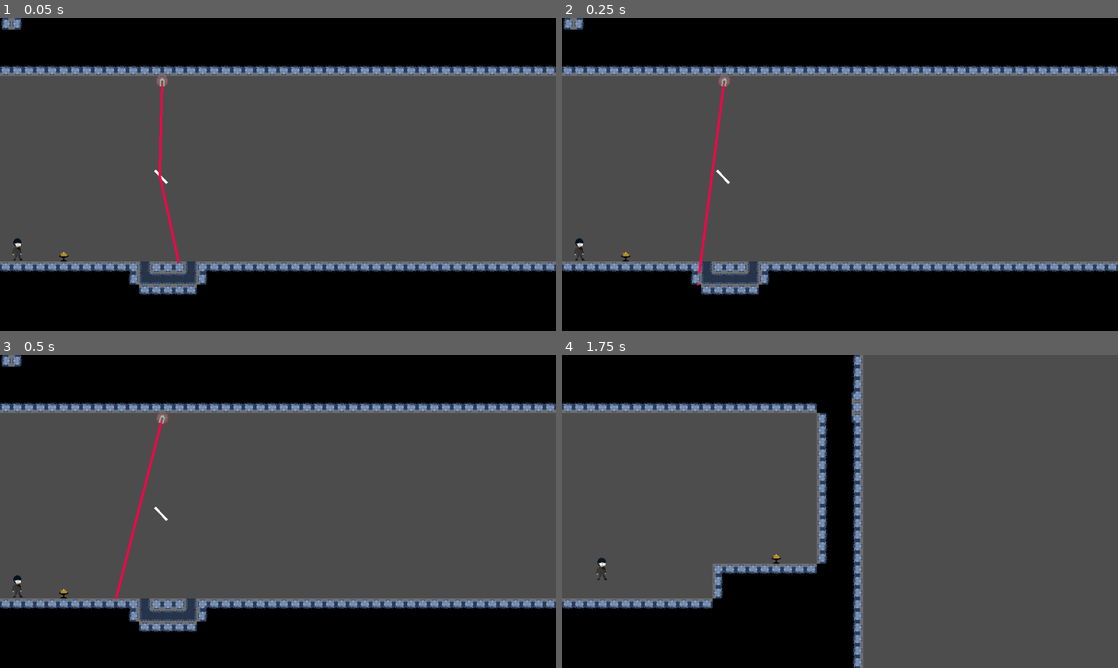
Above: before the commit, frames 1-4 (two rows, left to right).
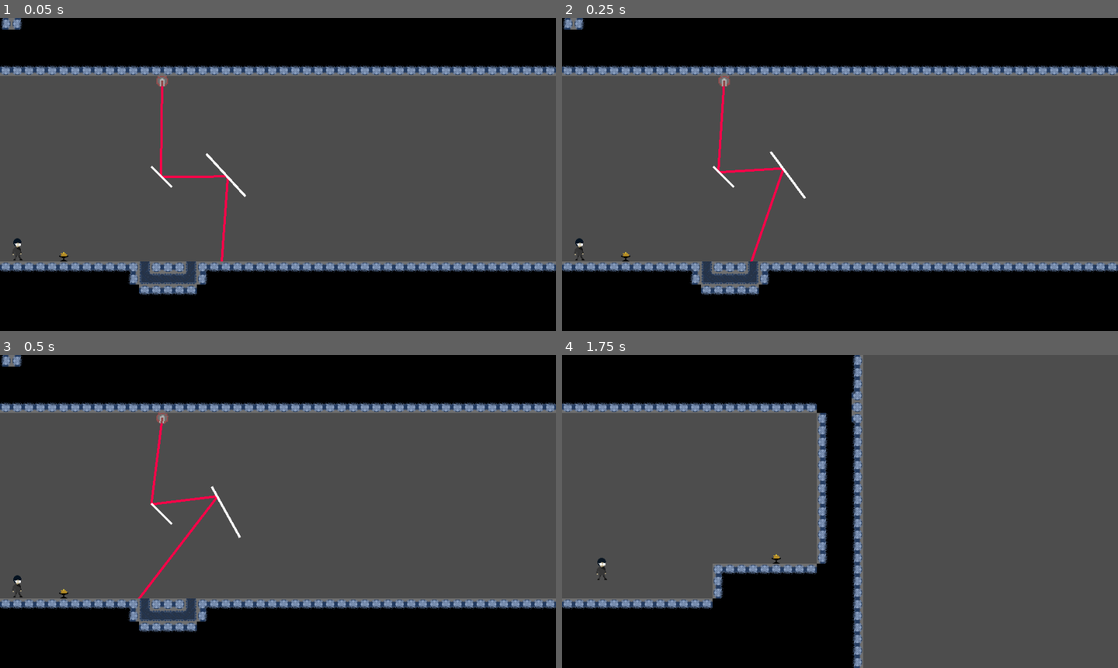
Above: after the commit, the same moments.

Repository: enderpyy/loop
Game: Godot game, scene res://scenes/map.tscn
Same seed, same stepped clock (60 frames per second), same inputs: the game is played once before the commit and once after it.
Inputs (mouse positions are in pixels of both pictures, inside the frame that each line leads up to):
- Up to frame 1 (0.05 s): no input
- Up to frame 2 (0.25 s): no input
- Up to frame 3 (0.5 s): no input
- Up to frame 4 (1.75 s): move the mouse to (962, 495) at 0.52 s; hold D (move_right) from 0.53 s (still down); click (962, 495) at 0.6 s; tap Space (jump) at 0.77, 1.52 s; move the mouse to (728, 527) at 1.27 s; click (728, 527) at 1.35 s

The runs differ from the first frame. In frame 1, 0.6% of the frame differs, in the area x 27-45%, y 23-79%; in frame 2, 0.8%; in frame 3, 0.8%, in the area x 20-44%, y 18-78%; in frame 4, nothing differs.

Commit message:
Reflections

Diff:
--- a/laser_beam.gd
+++ b/laser_beam.gd
@@ -1,61 +1,42 @@
 extends RayCast2D
 
-@export var cast_speed := 7000
 @export var max_length := 1400
-
-@export var new_laser := preload("res://scenes/inst_laser.tscn")
+@export var single_frame = false
 
 @onready var line = $line
+@onready var laser = preload("res://scenes/laser_beam.tscn")
 
-var has_ray = false
+var delete_this_frame = false
+func _ready():
+	self.visible = false
 
+func _process(delta: float) -> void:
+	self.visible = true
+	if delete_this_frame:
+		self.visible = false
+		queue_free()
+		return
+	elif single_frame:
+		delete_this_frame = true
 
-func _physics_process(delta: float) -> void:
-	target_position.x = move_toward(
-		target_position.x,
-		max_length,
-		cast_speed * delta
-	)
+	if not is_colliding():
+		target_position.x = max_length
+		line.points[1].x = max_length
+	else:
+		var laser_end_pos := get_collision_point()
+		line.points[1].x = global_position.distance_to(laser_end_pos)
 
-	for child in get_children():
-		if child.get_class() == "RayCast2D":
-			child.position = (line.points[1] - line.points[0])
-			var v0 = line.points[1] - line.points[0]
-			var n = get_collision_normal()
-			var vr = v0 +2 * v0.dot(n)/(n.dot(n))*n
-			child.rotation = vr.angle()
-
-	var laser_end_pos := target_position
-	force_raycast_update()
-	if is_colliding():
 		var collider = get_collider()
 		if collider.has_method("take_damage"):
 			collider.take_damage()
-		if collider.has_method("reflect"):
-			if !has_ray:
-				print("something")
-				has_ray = true
-				var n = new_laser.instantiate()
-				n.position = (self.target_position- self.position)
-				n.rotation = 45
-				self.add_child(n)
-				pass
-		else:
-			if has_ray:
-				has_ray = false
-				#delete ray
-				pass
+		if collider is reflective:
+			var normal = get_collision_normal()
+			var V_in = Vector2.RIGHT.rotated(global_rotation)
 
-
-			#reflect logic
-		laser_end_pos = to_local(get_collision_point())
-	line.points[1] = laser_end_pos
-@export var is_casting := false: set = set_is_casting
-
-func set_is_casting(new_value: bool) -> void:
-	if is_casting == new_value:
-		return
-	is_casting = new_value
-	set_physics_process(is_casting)
-	if is_casting == false:
-		target_position.x = 0
+			var reflect_vector = V_in.bounce(normal)
+			#printt(V_in, normal, reflect_vector)
+			var l = laser.instantiate()
+			l.single_frame = true
+			l.global_position = laser_end_pos + reflect_vector*1
+			l.global_rotation = reflect_vector.angle()
+			global_vars.global_instancing.add_child(l)
--- a/mirror.gd
+++ b/mirror.gd
@@ -1,7 +1,13 @@
+@tool
+class_name reflective
 extends RigidBody2D
+@export var width = 30
 
-func reflect():
-	pass
-
-func _physics_process(delta: float) -> void:
-	pass #self.rotation += 0.1
+func _ready():
+	var m = SegmentShape2D.new()
+	m.a.x = -width/2
+	m.a.y = 0
+	m.b.x = width/2
+	m.b.y = 0
+	$"mirror collision".shape = m
+	$Line2D.points = PackedVector2Array([Vector2(-width/2, 0), Vector2(width/2, 0)])
--- a/scenes/beam.tscn
+++ b/scenes/beam.tscn
@@ -1,17 +1,8 @@
-[gd_scene load_steps=7 format=3 uid="uid://bb81054hqo6co"]
+[gd_scene load_steps=5 format=3 uid="uid://bb81054hqo6co"]
 
-[ext_resource type="Script" uid="uid://hc1gy77yn0b8" path="res://laser_beam.gd" id="1_5ijbd"]
 [ext_resource type="Script" uid="uid://b8ftaee331uve" path="res://scripts/beam.gd" id="1_hl8vi"]
-[ext_resource type="Texture2D" uid="uid://17dbq4e3s2eb" path="res://sprites/misc/white_particle.png" id="3_daiji"]
+[ext_resource type="PackedScene" uid="uid://ym1k1u36n66y" path="res://scenes/laser_beam.tscn" id="2_daiji"]
 [ext_resource type="Texture2D" uid="uid://dmmgxwb78gwum" path="res://sprites/traps/laser_head.png" id="4_bawts"]
-
-[sub_resource type="ParticleProcessMaterial" id="ParticleProcessMaterial_hl8vi"]
-particle_flag_disable_z = true
-initial_velocity_max = 38.46
-gravity = Vector3(0, 0, 0)
-scale_min = 0.5
-scale_max = 0.5
-collision_mode = 2
 
 [sub_resource type="Environment" id="Environment_bawts"]
 background_mode = 3
@@ -25,24 +16,7 @@
 
 [node name="CollisionShape2D" type="CollisionShape2D" parent="."]
 
-[node name="laser_beam" type="RayCast2D" parent="."]
-target_position = Vector2(100, 0)
-script = ExtResource("1_5ijbd")
-
-[node name="line" type="Line2D" parent="laser_beam"]
-modulate = Color(1.5, 0, 0.282, 1)
-self_modulate = Color(1.5, 1, 1, 1)
-points = PackedVector2Array(0, 0, 100, 0)
-width = 4.0
-begin_cap_mode = 2
-end_cap_mode = 2
-
-[node name="GPUParticles2D" type="GPUParticles2D" parent="laser_beam"]
-modulate = Color(0.999825, 0.204283, 0.22646, 1)
-emitting = false
-texture = ExtResource("3_daiji")
-lifetime = 0.33
-process_material = SubResource("ParticleProcessMaterial_hl8vi")
+[node name="laser_beam" parent="." instance=ExtResource("2_daiji")]
 
 [node name="WorldEnvironment" type="WorldEnvironment" parent="."]
 environment = SubResource("Environment_bawts")
--- a/scenes/inst_laser.gd
+++ /dev/null
@@ -1,37 +0,0 @@
-extends RayCast2D
-
-@export var cast_speed := 7000
-@export var max_length := 1400
-
-@onready var line = $line
-
-func _physics_process(delta: float) -> void:
-	target_position.x = move_toward(
-		target_position.x,
-		max_length,
-		cast_speed * delta
-	)
-
-	var laser_end_pos := target_position
-	force_raycast_update()
-	if is_colliding():
-		var collider = get_collider()
-		if collider.has_method("take_damage"):
-			collider.take_damage()
-		if collider.has_method("reflect"):
-			var normal = get_collision_normal()
-			var point = get_collision_normal()
-
-
-			#reflect logic
-		laser_end_pos = to_local(get_collision_point())
-	line.points[1] = laser_end_pos
-@export var is_casting := false: set = set_is_casting
-
-func set_is_casting(new_value: bool) -> void:
-	if is_casting == new_value:
-		return
-	is_casting = new_value
-	set_physics_process(is_casting)
-	if is_casting == false:
-		target_position.x = 0
--- a/scenes/inst_laser.tscn
+++ /dev/null
@@ -1,30 +0,0 @@
-[gd_scene load_steps=4 format=3 uid="uid://cftqma730xkje"]
-
-[ext_resource type="Texture2D" uid="uid://17dbq4e3s2eb" path="res://sprites/misc/white_particle.png" id="1_2fkrh"]
-[ext_resource type="Script" uid="uid://b3qg8f7f5sjls" path="res://scenes/inst_laser.gd" id="1_sna24"]
-
-[sub_resource type="ParticleProcessMaterial" id="ParticleProcessMaterial_sna24"]
-particle_flag_disable_z = true
-initial_velocity_max = 38.46
-gravity = Vector3(0, 0, 0)
-scale_min = 0.5
-scale_max = 0.5
-collision_mode = 2
-
-[node name="inst_laser" type="RayCast2D"]
-script = ExtResource("1_sna24")
-
-[node name="line" type="Line2D" parent="."]
-modulate = Color(1.5, 0, 0.282, 1)
-self_modulate = Color(1.5, 1, 1, 1)
-points = PackedVector2Array(0, 0, 0, 78)
-width = 4.0
-begin_cap_mode = 2
-end_cap_mode = 2
-
-[node name="GPUParticles2D" type="GPUParticles2D" parent="."]
-modulate = Color(0.999825, 0.204283, 0.22646, 1)
-emitting = false
-texture = ExtResource("1_2fkrh")
-lifetime = 0.33
-process_material = SubResource("ParticleProcessMaterial_sna24")
--- /dev/null
+++ b/scenes/laser_beam.tscn
@@ -0,0 +1,33 @@
+[gd_scene load_steps=4 format=3 uid="uid://ym1k1u36n66y"]
+
+[ext_resource type="Script" uid="uid://hc1gy77yn0b8" path="res://laser_beam.gd" id="1_ierl2"]
+[ext_resource type="Texture2D" uid="uid://17dbq4e3s2eb" path="res://sprites/misc/white_particle.png" id="2_icd7v"]
+
+[sub_resource type="ParticleProcessMaterial" id="ParticleProcessMaterial_hl8vi"]
+particle_flag_disable_z = true
+initial_velocity_max = 38.46
+gravity = Vector3(0, 0, 0)
+scale_min = 0.5
+scale_max = 0.5
+collision_mode = 2
+
+[node name="laser_beam" type="RayCast2D"]
+z_index = -1
+target_position = Vector2(1400, 0)
+script = ExtResource("1_ierl2")
+
+[node name="line" type="Line2D" parent="."]
+modulate = Color(1.5, 0, 0.282, 1)
+self_modulate = Color(1.5, 1, 1, 1)
+points = PackedVector2Array(0, 0, 100, 0)
+width = 4.0
+begin_cap_mode = 2
+end_cap_mode = 2
+
+[node name="GPUParticles2D" type="GPUParticles2D" parent="."]
+visible = false
+modulate = Color(0.999825, 0.204283, 0.22646, 1)
+emitting = false
+texture = ExtResource("2_icd7v")
+lifetime = 0.33
+process_material = SubResource("ParticleProcessMaterial_hl8vi")
--- a/scenes/levels/level_1.tscn
+++ b/scenes/levels/level_1.tscn
@@ -221,10 +221,18 @@
 position = Vector2(110, 420)
 
 [node name="mirror" parent="." instance=ExtResource("5_2y5yt")]
-position = Vector2(278, 274)
+position = Vector2(279, 274)
+rotation = 0.785398
+gravity_scale = 0.0
+width = 50
+
+[node name="mirror2" parent="." instance=ExtResource("5_2y5yt")]
+position = Vector2(390, 271)
 rotation = 0.809833
-scale = Vector2(1, 1)
 gravity_scale = 0.0
+angular_velocity = 0.523599
+angular_damp_mode = 1
+width = 100
 
 [node name="beam" parent="." instance=ExtResource("6_2os1m")]
 position = Vector2(280, 110)
--- a/scenes/map.tscn
+++ b/scenes/map.tscn
@@ -7,6 +7,8 @@
 [node name="map" type="Node2D"]
 script = ExtResource("1_paxxb")
 
+[node name="global_instancing" type="Node2D" parent="."]
+
 [node name="player" parent="." instance=ExtResource("3_gldc4")]
 position = Vector2(28, 399)
 
--- a/scenes/mirror.tscn
+++ b/scenes/mirror.tscn
@@ -2,15 +2,16 @@
 
 [ext_resource type="Script" uid="uid://b0kuxifcpdh5t" path="res://mirror.gd" id="1_5o7h0"]
 
-[sub_resource type="RectangleShape2D" id="RectangleShape2D_652kc"]
-size = Vector2(30, 4)
+[sub_resource type="SegmentShape2D" id="SegmentShape2D_5o7h0"]
+a = Vector2(-15, 0)
+b = Vector2(15, 0)
 
 [node name="mirror" type="RigidBody2D"]
 gravity_scale = 1.457
 script = ExtResource("1_5o7h0")
 
 [node name="mirror collision" type="CollisionShape2D" parent="."]
-shape = SubResource("RectangleShape2D_652kc")
+shape = SubResource("SegmentShape2D_5o7h0")
 
 [node name="Line2D" type="Line2D" parent="."]
 points = PackedVector2Array(-15, 0, 15, 0)
--- a/scripts/beam.gd
+++ b/scripts/beam.gd
@@ -9,10 +9,11 @@
 var max_rot := 90
 
 func _ready() -> void:
-	laser.is_casting = true
+	self.rotation_degrees = 90
 
 
 var t = 0.0
 func _process(delta: float) -> void:
 	t += delta
-	self.rotation_degrees = 90 + 30*sin(t)
+	self.rotation_degrees = 90 + 15*sin(t)
+	global_vars.counter = 0
--- a/scripts/global_vars.gd
+++ b/scripts/global_vars.gd
@@ -1 +1,4 @@
 extends Node
+
+var counter := 0
+var global_instancing
--- a/scripts/map.gd
+++ b/scripts/map.gd
@@ -5,7 +5,10 @@
 @export
 var height: int = 27
 
+
+
 func _ready() -> void:
+	global_vars.global_instancing = $global_instancing
 	Engine.max_fps = 60
 	signal_bus.booty_grabbed.connect(change_level)
 
@@ -17,8 +20,8 @@
 
 func change_level():
 	current_level += 1
-	get_child(0).position = Vector2(28, 399)
-	get_child(1).queue_free()
+	get_child(1).position = Vector2(28, 399)
+	get_child(2).queue_free()
 	if current_level >= len(level_uids):
 		return
 	var n = load(level_uids[current_level])
Not shown, removed: scenes/inst_laser.gd.uid
